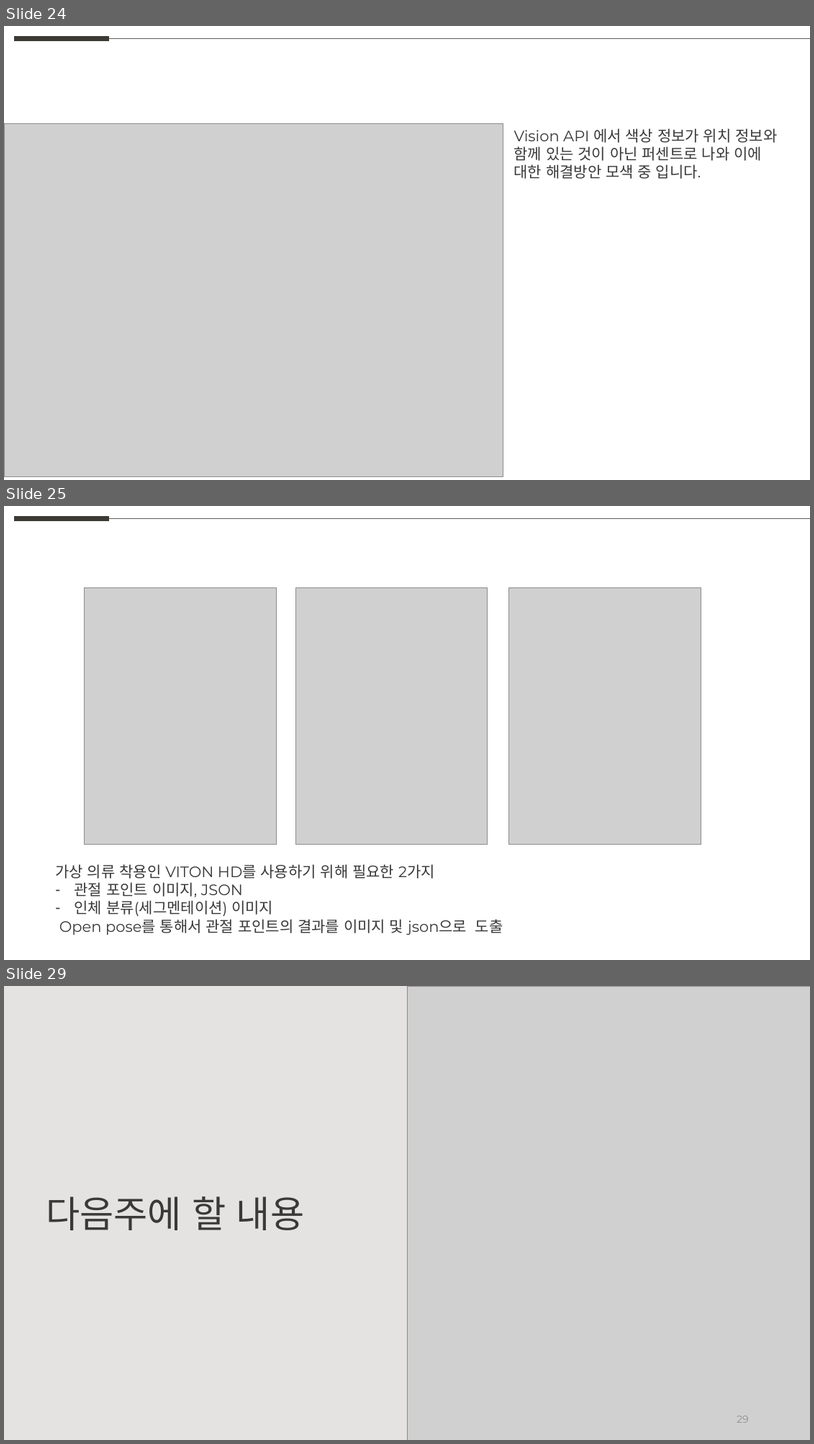
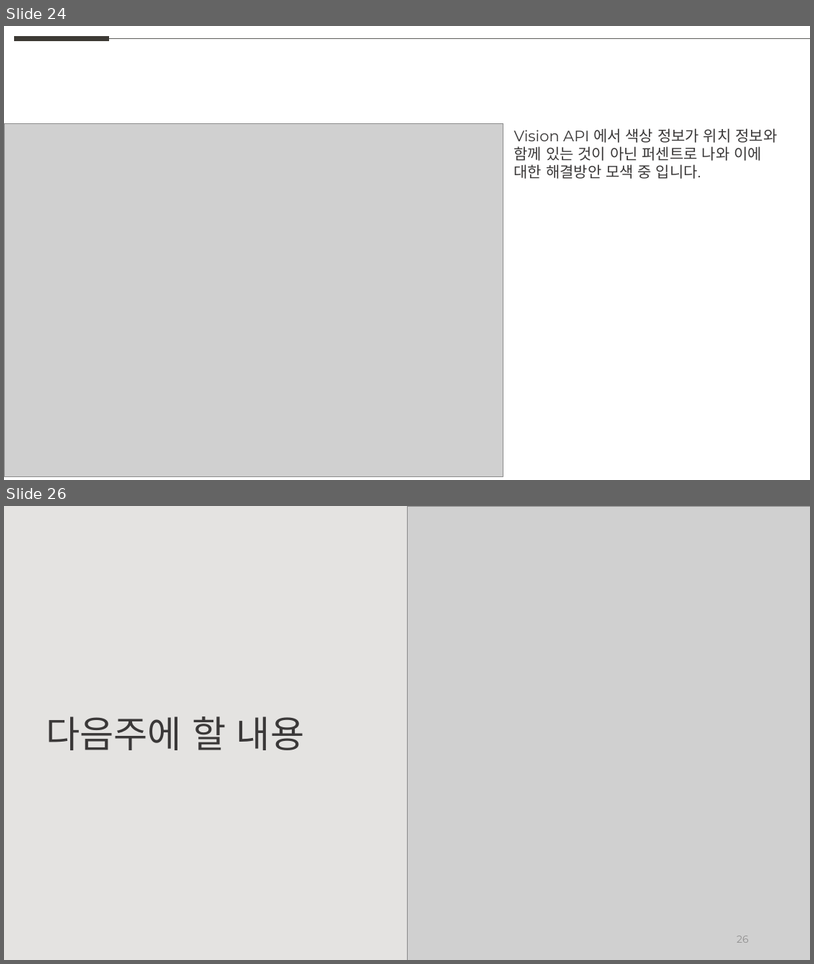
Before and after one commit to weaknessHero/Project_AvatarS, a slide deck: 발표자료/PPT_230727.pptx. Shown one above the other, each under a label of ours: slides 24, 25 and 29 before the commit, slides 24 and 26 after it; the slides between them are not shown. The pictures are 814x1444 and 814x964 pixels, drawn with LibreOffice and Linux fonts; fonts in the diff are those of the drawing; grey boxes stand for pictures. Boxes give left, top, right and bottom in pixels: in the first picture for what was removed or moved away, otherwise in the second. Text is boxed around its words. In the diff, an @@ line names an element or a change of style, - is before the commit and + after.

```diff
--- a/발표자료/PPT_230727.pptx
+++ b/발표자료/PPT_230727.pptx
@@ slide 25 removed at (x1=4, y1=506, x2=810, y2=960), background #FFFFFF @@
@@ line removed from (14, 519) to (109, 519) @@
@@ line removed from (109, 519) to (810, 519) @@
@@ picture removed at (x1=85, y1=587, x2=277, y2=844) @@
@@ picture removed at (x1=296, y1=587, x2=488, y2=844) @@
@@ picture removed at (x1=509, y1=587, x2=702, y2=844) @@
@@ text removed at (x1=55, y1=864, x2=504, y2=934) @@
-가상 의류 착용인 VITON HD를 사용하기 위해 필요한 2가지
-– 관절 포인트 이미지, JSON
-– 인체 분류(세그멘테이션) 이미지
-Open pose를 통해서 관절 포인트의 결과를 이미지 및 json으로 도출
@@ what was slide 29 is now slide 26 @@
```
Also in this commit, not shown: 1 slide changed, 1 slide added, 3 other slides removed.
